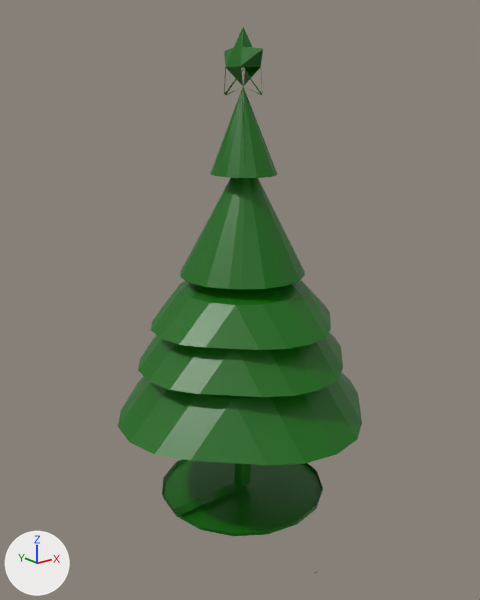
Two versions of the FBX model Assets/Furniture Assets/FBX/christmastree.fbx, one commit apart.
Both versions are drawn from a 50 mm camera at (-18.6, -23.0, 19.1) aimed at (-1.0, -1.0, 10.3). Arrows for +X, +Y and +Z are at lower left; the lights stay in place. Where no turn or scale is listed for an object, it has been applied to the vertices. Vertices at the same position are counted once.
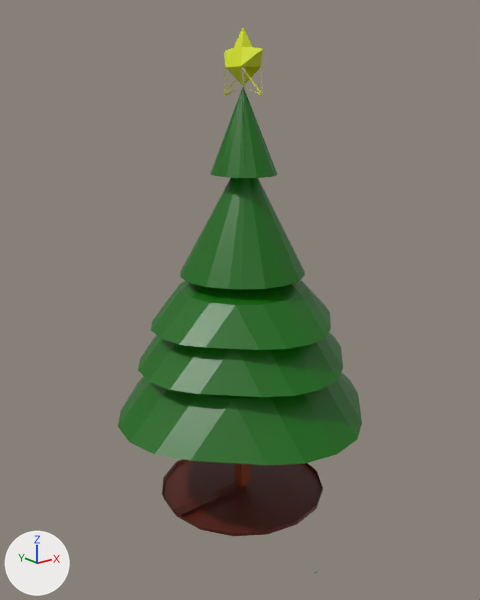
What changed in the scene script:
```text
Add mat_material_003:
    mat_material_003 = principled_material('Material.003')
    mat_material_003.base_color = (0.24, 0.0401, 0.00574)  # brown #863811
Add mat_material_002:
    mat_material_002 = principled_material('Material.002')
    mat_material_002.base_color = (0.708, 0.8, 0.00583)  # yellow #dbe712
Add mat_material_001:
    mat_material_001 = principled_material('Material.001')
    mat_material_001.base_color = (0.107, 0.013, 0.00631)  # dark red #5c1e13
Change me_cube:
    where me_cube.from_pydata(...)  # 393 vertices, 287 faces; spans x -6.3..6.3, y -9.6..6.3, z -0.1..21.6
    used by ob_cube; location = (0.0, 0.0, 0.0)
    me_cube part 1: all 21 faces centred in x -3.9..4.0, y -4.0..4.0, z -0.1..0.1 switch from mat_material (dark green #0b6800) to mat_material_001 (dark red #5c1e13)
    me_cube part 2: all 91 faces centred in x -0.4..0.4, y -1.2..1.2, z 19.0..21.6 switch from mat_material (dark green #0b6800) to mat_material_002 (yellow #dbe712)
    me_cube part 3: all 4 faces centred in x -0.3..0.3, y -0.3..0.3, z 2.4 switch from mat_material (dark green #0b6800) to mat_material_003 (brown #863811)
```

Location of each change, (x1, y1, x2, y2) in pixels of the pictures (480 x 600 px):
part 1 of me_cube, recoloured (green to brown): (162, 459, 323, 536) in both
part 2 of me_cube, recoloured (green to yellow): (224, 27, 263, 95) in both
part 3 of me_cube, recoloured (green to brown): (235, 463, 251, 487) in both
